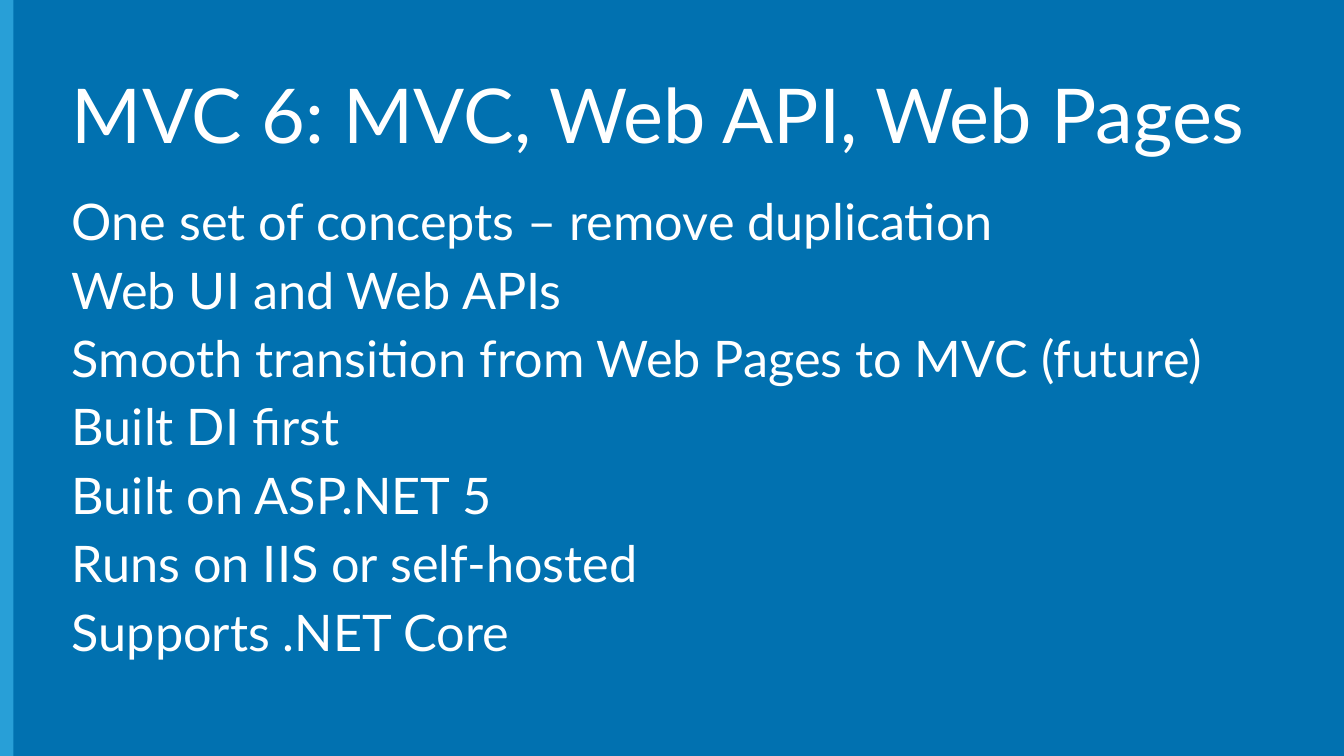
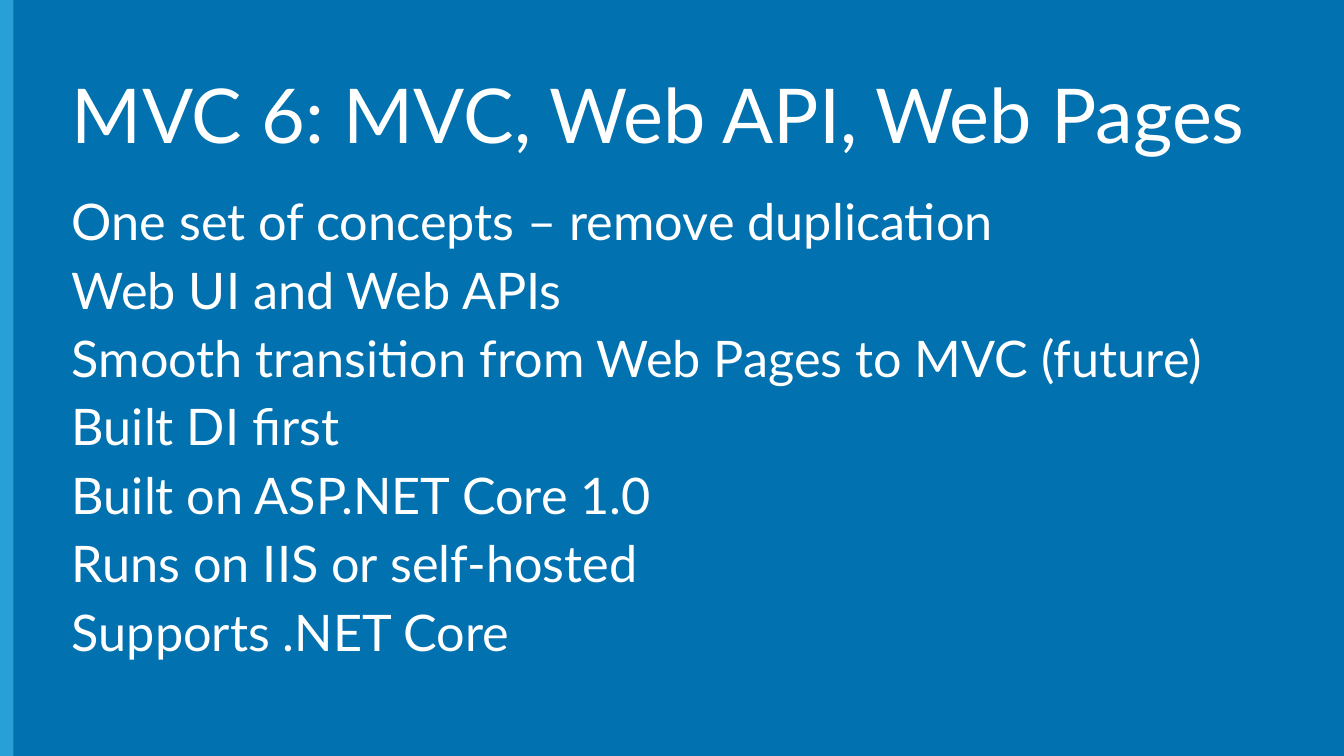
Before and after one commit to Microsoft-Web/WebCampTrainingKit, a slide deck: slide 10 of Presentation/01-Keynote/Keynote.pptx. Drawn at 1344x756 pixels with LibreOffice and Linux fonts; fonts in the diff are those of the drawing; background and template pictures are left out. Boxes give left, top, right and bottom in pixels: in the first picture for what was removed or moved away, otherwise in the second. Text is boxed around its words. In the diff, an @@ line names an element or a change of style, - is before the commit and + after.

Commit message:
Replaced 'ASP.NET 5' with 'ASP.NET Core 1.0' and '.NET Core 5' with '.NET Core 1.0'

```diff
--- a/Presentation/01-Keynote/Keynote.pptx
+++ b/Presentation/01-Keynote/Keynote.pptx
@@ text at [72,477,651,515]: text changed @@
-Built on ASP.NET 5
+Built on ASP.NET Core 1.0
```
Also in this commit, not shown: 2 other slides changed, 1 other file.
